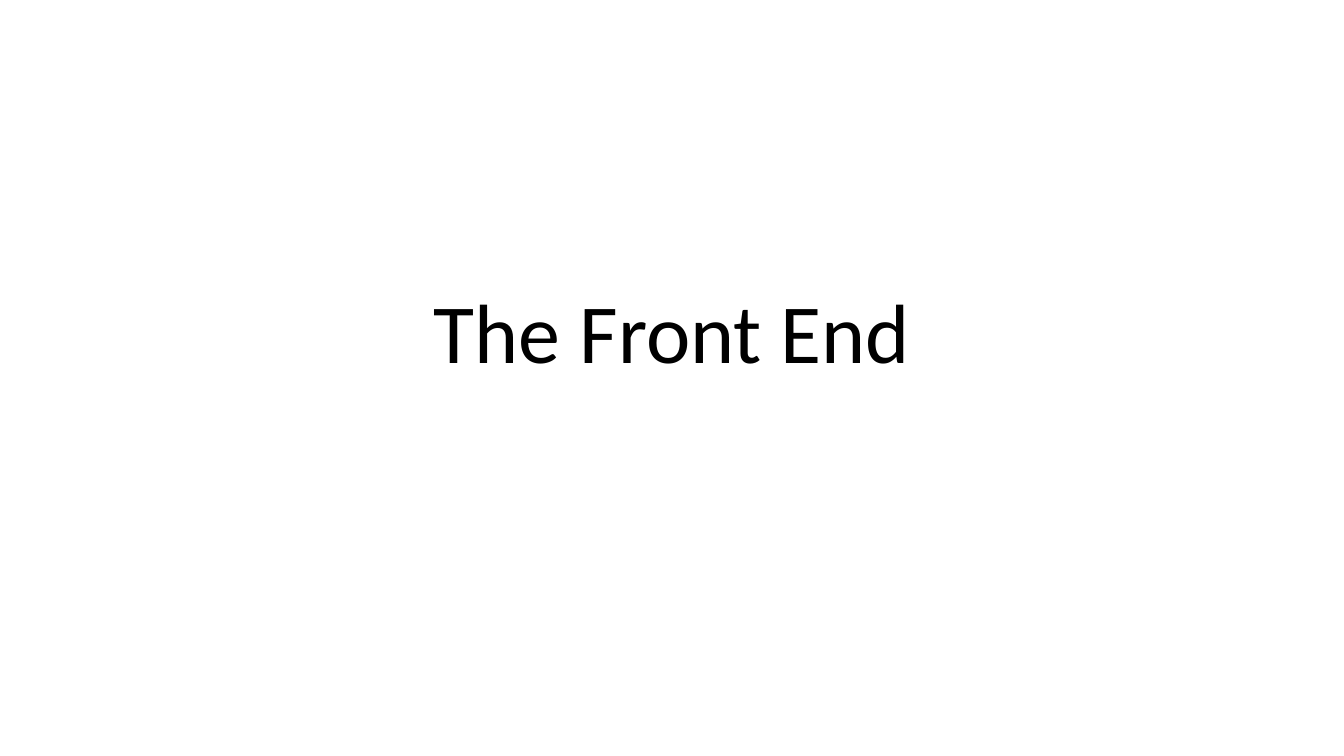
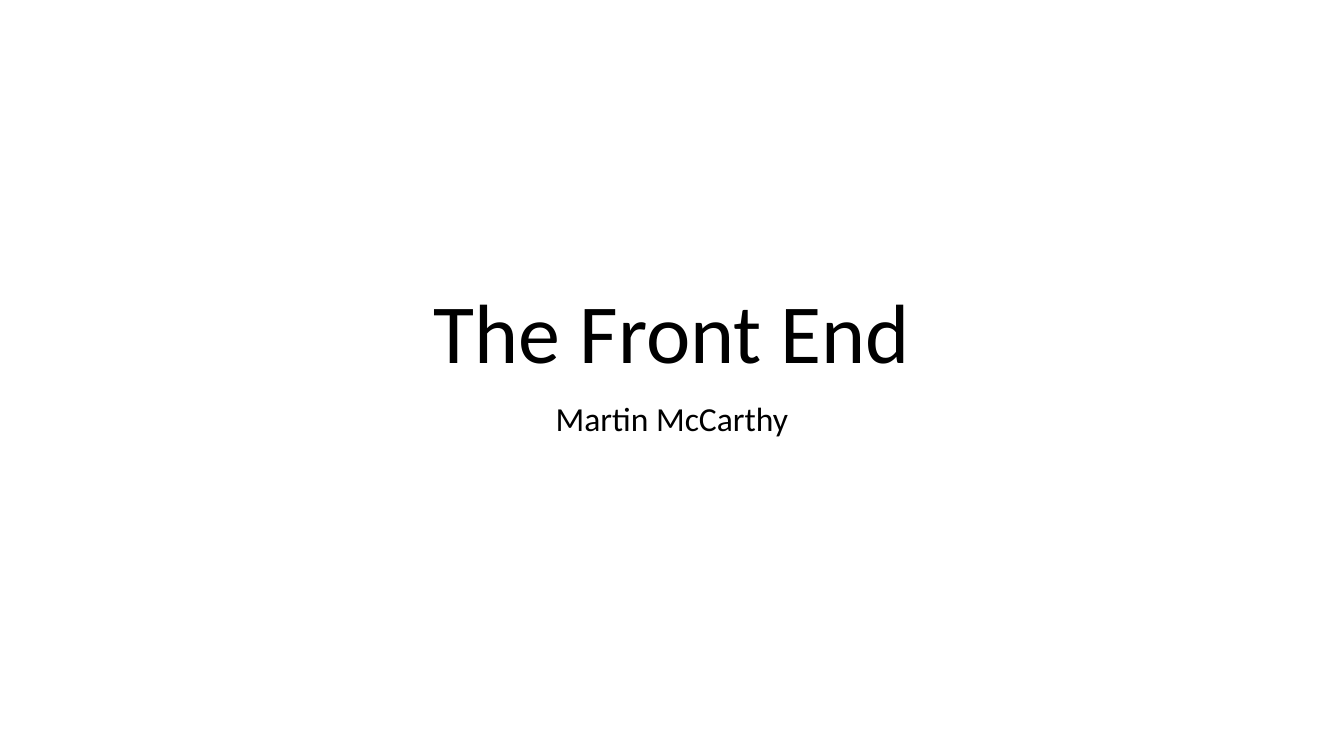
Before and after one commit to Madmurt/CA-ASP.NET-MVC-Project, a slide deck: slide 2 of Jim’s Gym.pptx. Drawn at 1344x756 pixels with LibreOffice and Linux fonts; fonts in the diff are those of the drawing. Boxes give left, top, right and bottom in pixels: in the first picture for what was removed or moved away, otherwise in the second. Text is boxed around its words. In the diff, an @@ line names an element or a change of style, - is before the commit and + after.

```diff
--- a/Jim’s Gym.pptx
+++ b/Jim’s Gym.pptx
@@ subtitle added at [556,407,788,437], 24 pt, text #000000 @@
+Martin McCarthy
```
Also in this commit, not shown: 2 other slides changed, 8 slides added, 1 slide removed, 17 other files.
